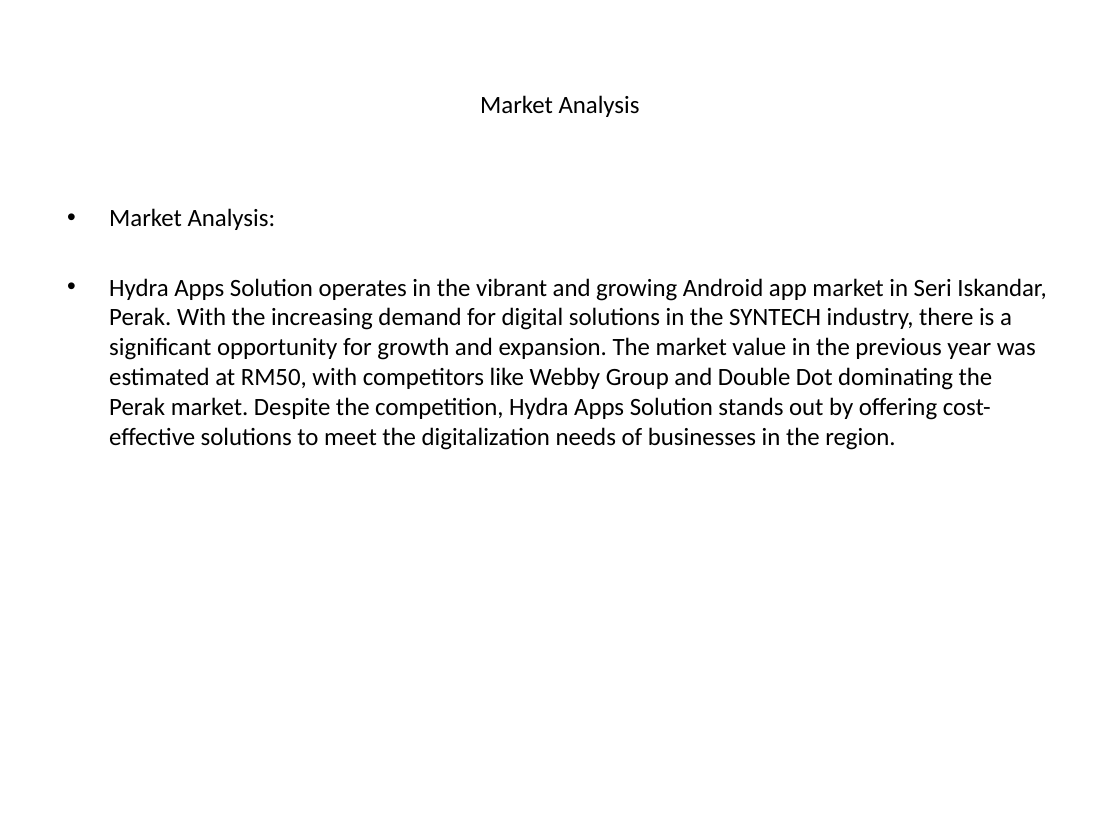
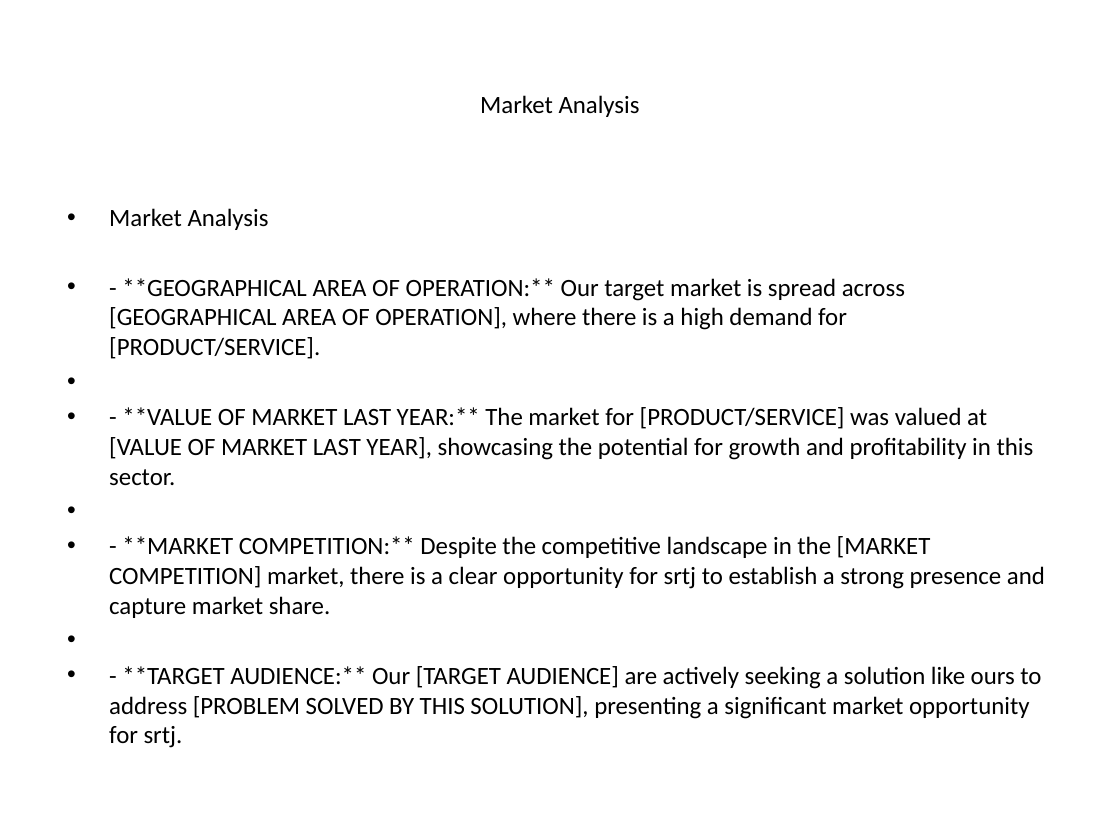
Before and after one commit to luhouyang/cantimagine, a slide deck: slide 3 of generated_ppt/_presentation.pptx. Drawn at 1120x840 pixels with LibreOffice and Linux fonts; fonts in the diff are those of the drawing. Boxes give left, top, right and bottom in pixels: in the first picture for what was removed or moved away, otherwise in the second. Text is boxed around its words. In the diff, an @@ line names an element or a change of style, - is before the commit and + after.

```diff
--- a/generated_ppt/_presentation.pptx
+++ b/generated_ppt/_presentation.pptx
@@ text at (109,208,1045,748): text changed @@
-• Market Analysis:
-• Hydra Apps Solution operates in the vibrant and growing Android app market in Seri Iskandar, Perak. With the increasing demand for digital solutions in the SYNTECH industry, there is a significant opportunity for growth and expansion. The market value in the previous year was estimated at RM50, with competitors like Webby Group and Double Dot dominating the Perak market. Despite the competition, Hydra Apps Solution stands out by offering cost-effective solutions to meet the digitalization needs of businesses in the region.
+• Market Analysis
+• - **GEOGRAPHICAL AREA OF OPERATION:** Our target market is spread across [GEOGRAPHICAL AREA OF OPERATION], where there is a high demand for [PRODUCT/SERVICE].
+• - **VALUE OF MARKET LAST YEAR:** The market for [PRODUCT/SERVICE] was valued at [VALUE OF MARKET LAST YEAR], showcasing the potential for growth and profitability in this sector.
+• - **MARKET COMPETITION:** Despite the competitive landscape in the [MARKET COMPETITION] market, there is a clear opportunity for srtj to establish a strong presence and capture market share.
+• - **TARGET AUDIENCE:** Our [TARGET AUDIENCE] are actively seeking a solution like ours to address [PROBLEM SOLVED BY THIS SOLUTION], presenting a significant market opportunity for srtj.
```
Also in this commit, not shown: 4 other slides changed, 4 other files.
